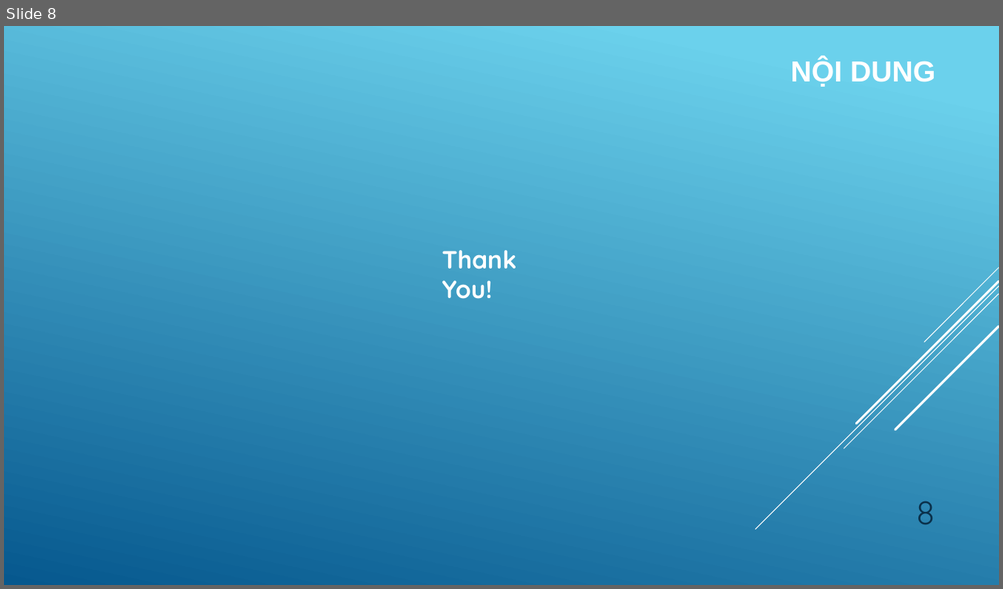
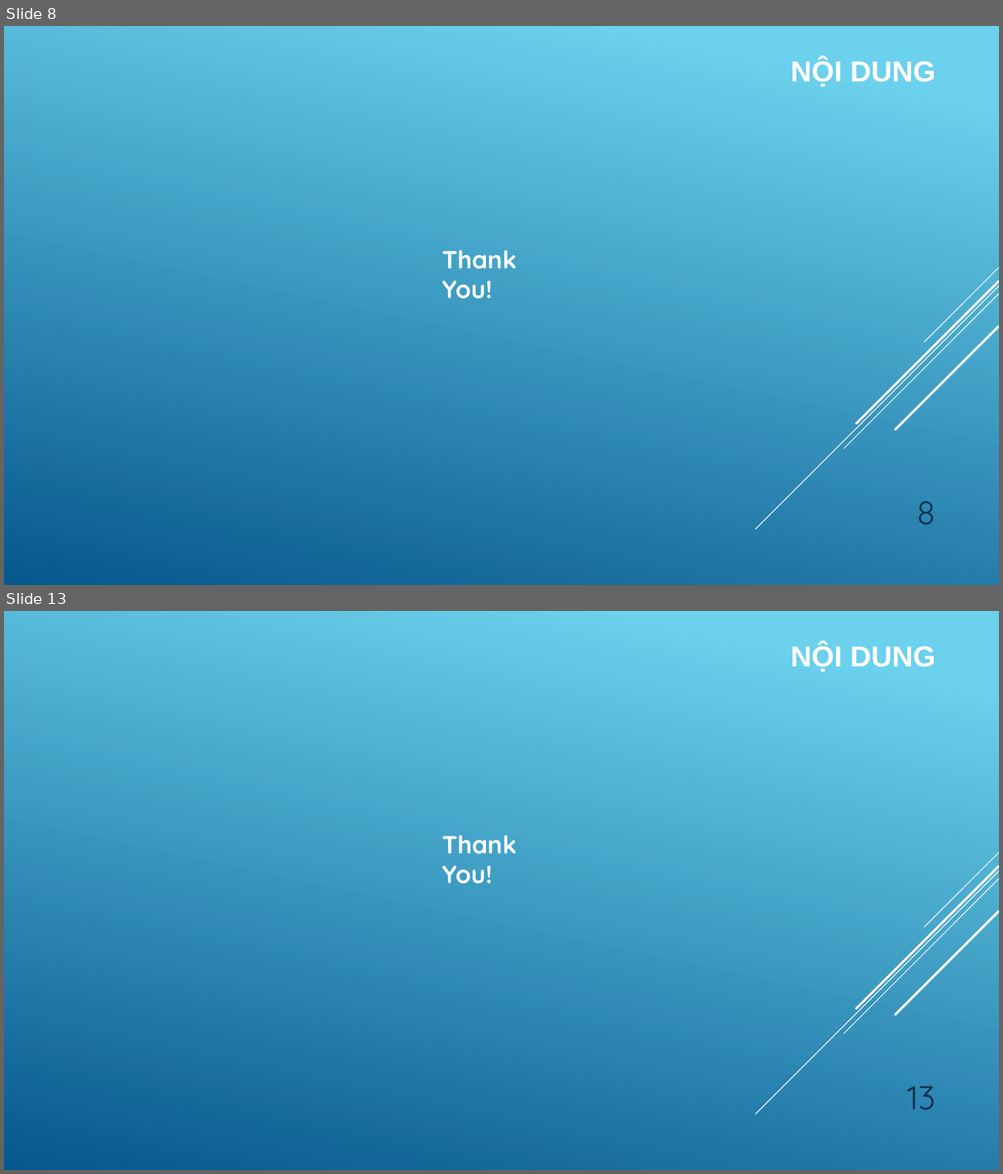
Before and after one commit to quangdat99/btl, a slide deck: Slide.pptx. Shown one above the other, each under a label of ours: slide 8 before the commit, slides 8 and 13 after it; the slides between them are not shown. The pictures are 1003x589 and 1003x1174 pixels, drawn with LibreOffice and Linux fonts; fonts in the diff are those of the drawing. Boxes give left, top, right and bottom in pixels: in the first picture for what was removed or moved away, otherwise in the second. Text is boxed around its words. In the diff, an @@ line names an element or a change of style, - is before the commit and + after.

```diff
--- a/Slide.pptx
+++ b/Slide.pptx
@@ slide 13 added at bbox=[4, 611, 999, 1170], background gradient #6ED2EB to #06588E; not listed: 5 template elements that a slide beside it also shows @@
@@ text added at bbox=[791, 644, 935, 672], 28 pt, text #FFFFFF, bold @@
+NỘI DUNG
@@ text added at bbox=[442, 835, 517, 884], 24 pt, text #FFFFFF, bold @@
+Thank You!
@@ page number added at bbox=[907, 1087, 935, 1111], 32 pt, text #0A304A @@
+13
```
Also in this commit, not shown: 3 slides changed, 6 other slides added, 2 slides removed, 10 other files.
